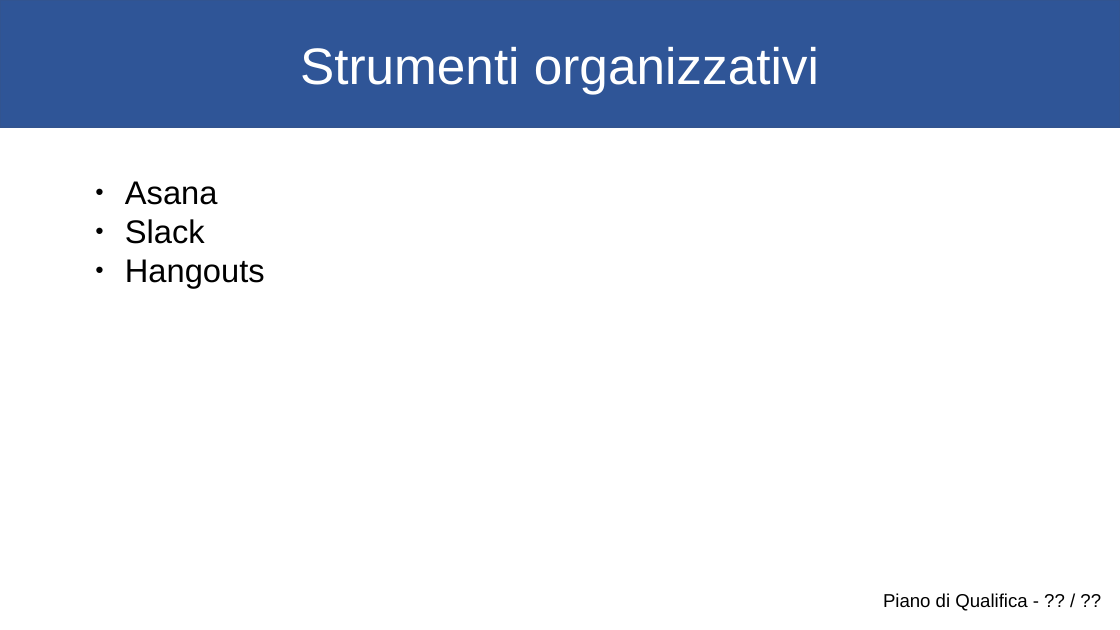
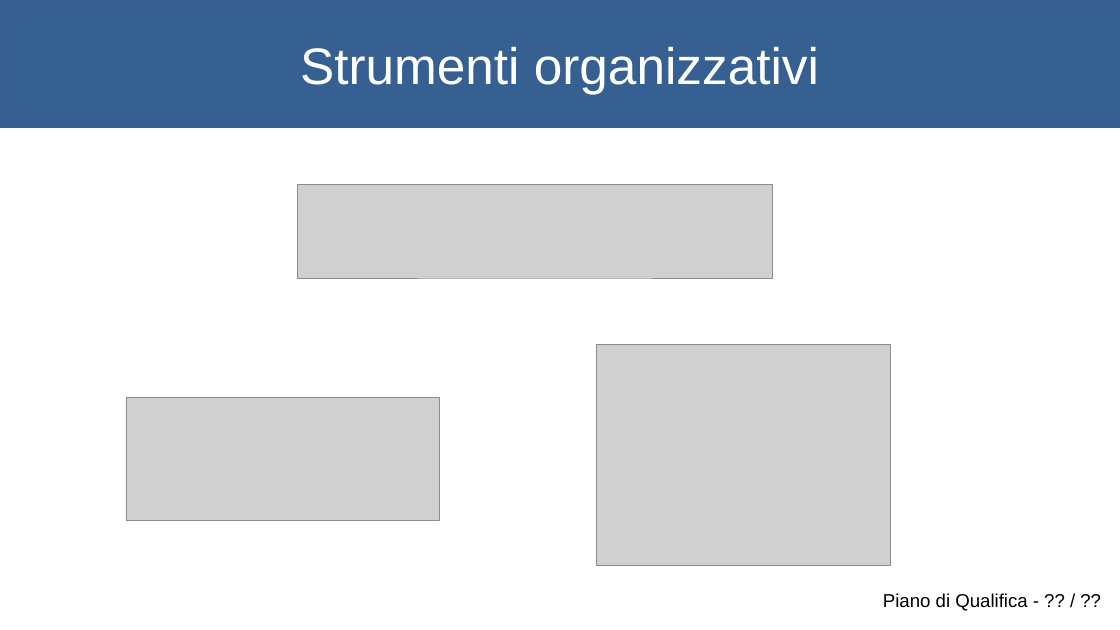
Before and after one commit to KaleidosCodeTeam/SWEDesigner, a slide deck: slide 34 of Presentazione/KaleidosCode_RR.pptx. Drawn at 1120x630 pixels with LibreOffice and Linux fonts; fonts in the diff are those of the drawing; grey boxes stand for pictures. Boxes give left, top, right and bottom in pixels: in the first picture for what was removed or moved away, otherwise in the second. Text is boxed around its words. In the diff, an @@ line names an element or a change of style, - is before the commit and + after.

```diff
--- a/Presentazione/KaleidosCode_RR.pptx
+++ b/Presentazione/KaleidosCode_RR.pptx
@@ text removed at (125,181,265,288) @@
-● Asana
-● Slack
-● Hangouts
@@ picture added at (297,185,773,278) @@
@@ picture added at (597,344,891,565) @@
@@ picture added at (126,397,439,521) @@
```
Also in this commit, not shown: 35 other slides changed, 1 other file.
